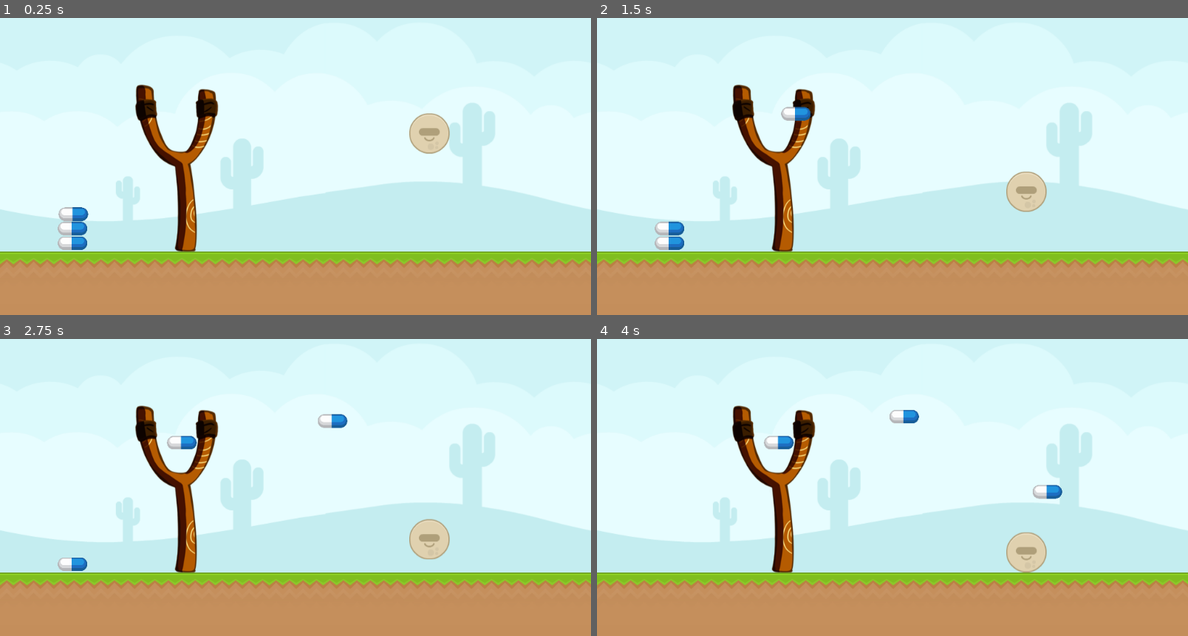
Above: before the commit, frames 1-4 (two rows, left to right).
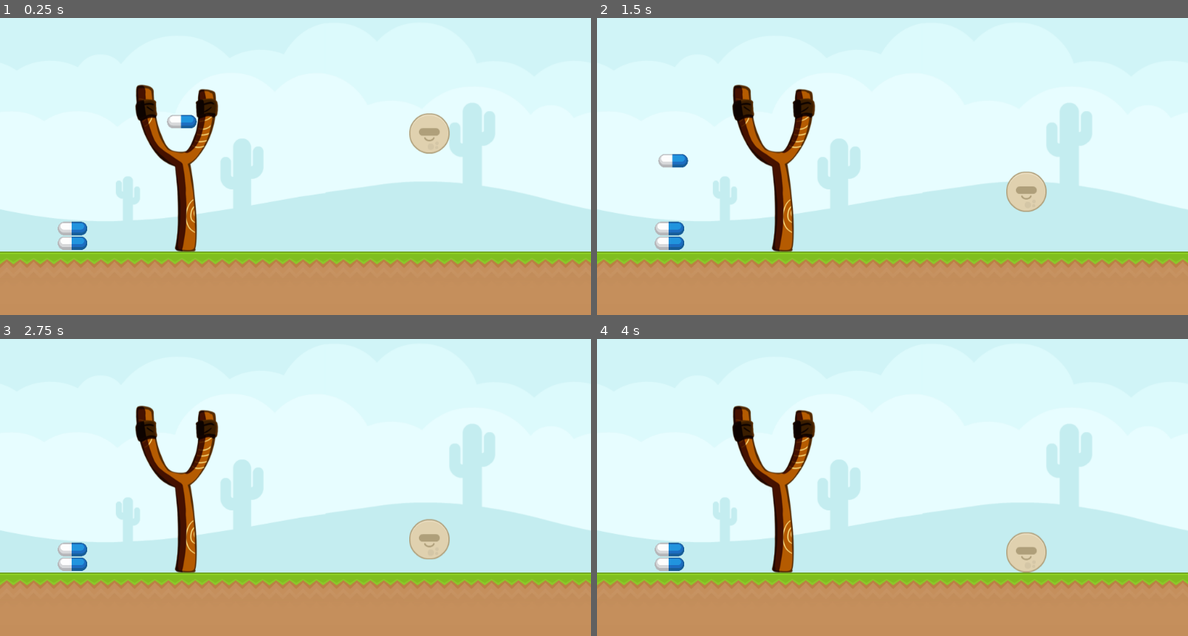
Above: after the commit, the same moments.

Repository: kleimaj/slingshot
Game: Godot game, scene res://Scenes/Level.tscn
Same seed, same stepped clock (60 frames per second), same inputs: the game is played once before the commit and once after it.
Inputs (mouse positions are in pixels of both pictures, inside the frame that each line leads up to):
- Up to frame 1 (0.25 s): no input
- Up to frame 2 (1.5 s): drag from (667, 243) to (951, 65) at 0.52 s; drag from (667, 228) to (862, 211) at 1.27 s
- Up to frame 3 (2.75 s): move the mouse to (254, 419) at 2.02 s; click (254, 419) at 2.17 s
- Up to frame 4 (4 s): drag from (862, 532) to (715, 410) at 2.77 s; move the mouse to (1069, 514) at 3.52 s; click (1069, 514) at 3.67 s

The runs differ from the first frame. In frame 1, 0.3% of the frame differs, in the area x 9-34%, y 32-69%; in frame 2, 0.4%; in frame 3, 0.6%; in frame 4, 0.9%, in the area x 9-79%, y 23-79%.

Commit message:
implements drag and launch projectile

Diff:
--- a/Objects/Slingshot.gd
+++ b/Objects/Slingshot.gd
@@ -1,7 +1,15 @@
 extends Node2D
+const MAX_DISTANCE = 150
+
+export var ELASTIC_FORCE = 5
 
 var current_projectile = null
+var launch_force = Vector2()
 onready var projectiles = get_tree().get_nodes_in_group("projectiles")
+onready var rest = $RestPosition
+
+func _ready():
+	load_projectile()
 
 func load_projectile():
 	if len(projectiles) > 0:
@@ -10,13 +18,26 @@
 
 func launch_projectile(proj: RigidBody2D, launch_impulse):
 	proj.mode = RigidBody2D.MODE_RIGID
-	proj.apply_central_impulse(launch_impulse)
+	proj.apply_central_impulse(launch_impulse * ELASTIC_FORCE)
 	current_projectile = null
 
 func _unhandled_input(event):
-	if event is InputEventMouseButton:
+	if current_projectile == null:
+		return
+	if event is InputEventScreenTouch:
 		if event.pressed:
-			if current_projectile:
-				launch_projectile(current_projectile, Vector2(200, -100))
-			else:
-				load_projectile()
+			_on_touch_pressed(event)
+		else:
+			_on_touch_released(event)
+	if event is InputEventScreenDrag:
+		_on_touch_drag(event)
+
+func _on_touch_pressed(event):
+	print("pressed", event.position)
+
+func _on_touch_released(event):
+	launch_projectile(current_projectile, launch_force)
+
+func _on_touch_drag(event):
+	launch_force = (rest.global_position - event.position).clamped(MAX_DISTANCE)
+	current_projectile.position = rest.global_position - launch_force
--- a/project.godot
+++ b/project.godot
@@ -19,6 +19,11 @@
 run/main_scene="res://Scenes/Level.tscn"
 config/icon="res://icon.png"
 
+[input_devices]
+
+pointing/emulate_touch_from_mouse=true
+pointing/emulate_mouse_from_touch=false
+
 [rendering]
 
 quality/driver/driver_name="GLES2"
